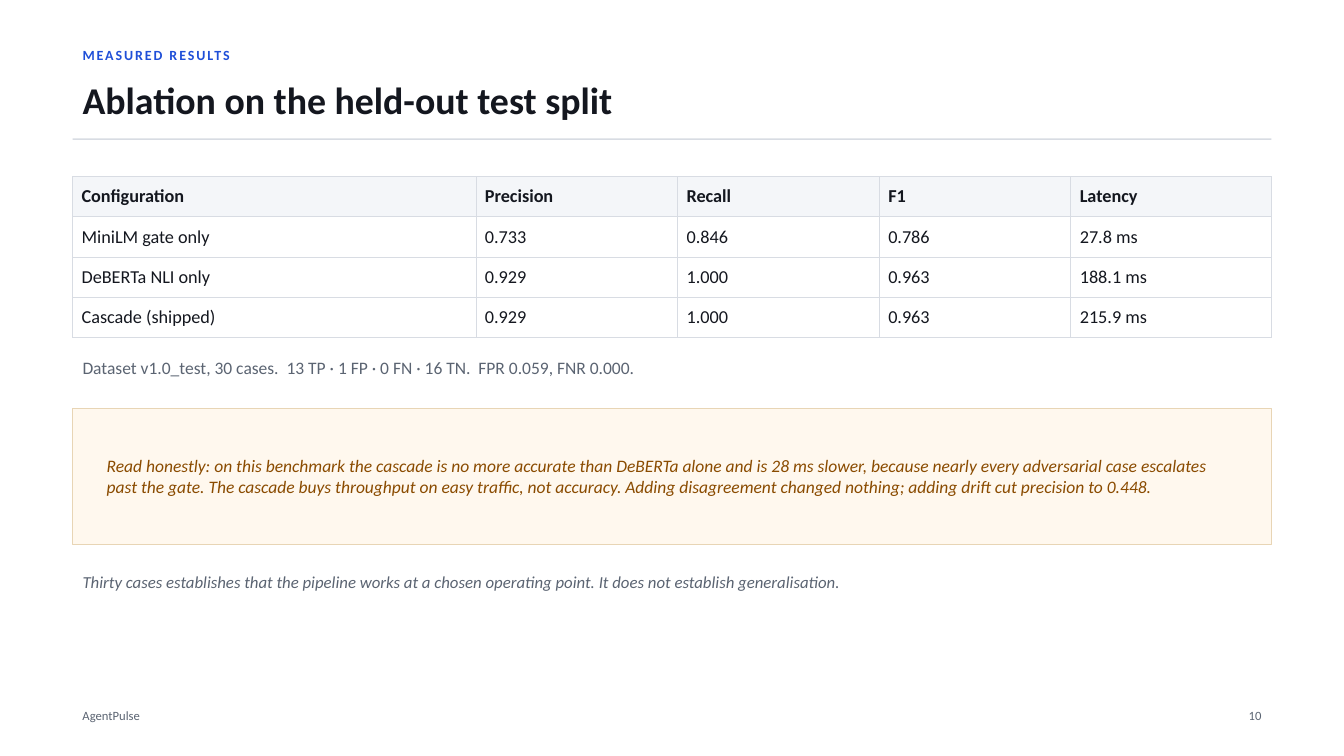
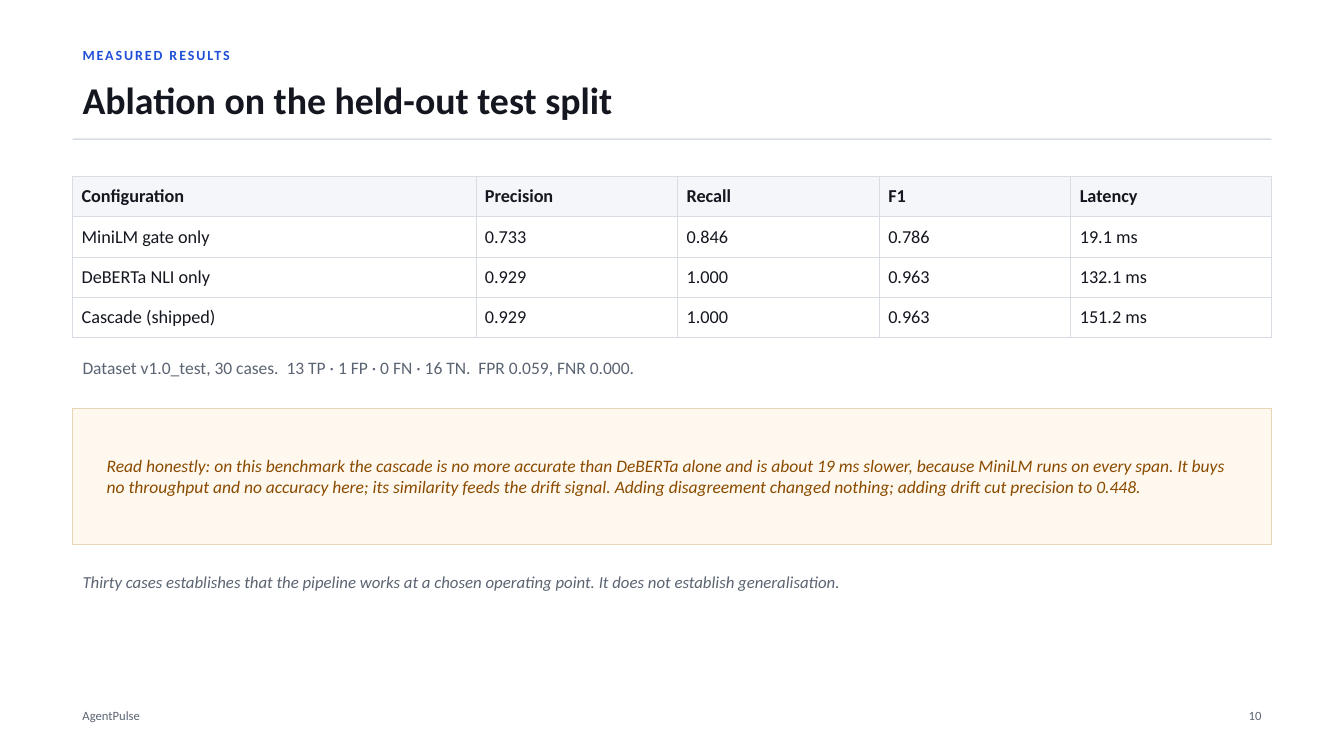
Before and after one commit to Soum-Code/agentpulse, a slide deck: slide 11 of presentation/AgentPulse_Project_Deck.pptx. Drawn at 1344x756 pixels with LibreOffice and Linux fonts; fonts in the diff are those of the drawing. Boxes give left, top, right and bottom in pixels: in the first picture for what was removed or moved away, otherwise in the second. Text is boxed around its words. In the diff, an @@ line names an element or a change of style, - is before the commit and + after.

```diff
--- a/presentation/AgentPulse_Project_Deck.pptx
+++ b/presentation/AgentPulse_Project_Deck.pptx
@@ table at [73,176,1271,330] @@
-row 2, column 5: 27.8 ms
+row 2, column 5: 19.1 ms
-row 3, column 5: 188.1 ms
+row 3, column 5: 132.1 ms
-row 4, column 5: 215.9 ms
+row 4, column 5: 151.2 ms
@@ text at [107,460,1225,496]: text changed @@
-Read honestly: on this benchmark the cascade is no more accurate than DeBERTa alone and is 28 ms slower, because nearly every adversarial case escalates past the gate. The cascade buys throughput on easy traffic, not accuracy. Adding disagreement changed nothing; adding drift cut precision to 0.448.
+Read honestly: on this benchmark the cascade is no more accurate than DeBERTa alone and is about 19 ms slower, because MiniLM runs on every span. It buys no throughput and no accuracy here; its similarity feeds the drift signal. Adding disagreement changed nothing; adding drift cut precision to 0.448.
```
Also in this commit, not shown: 3 other slides changed, 26 other files.
